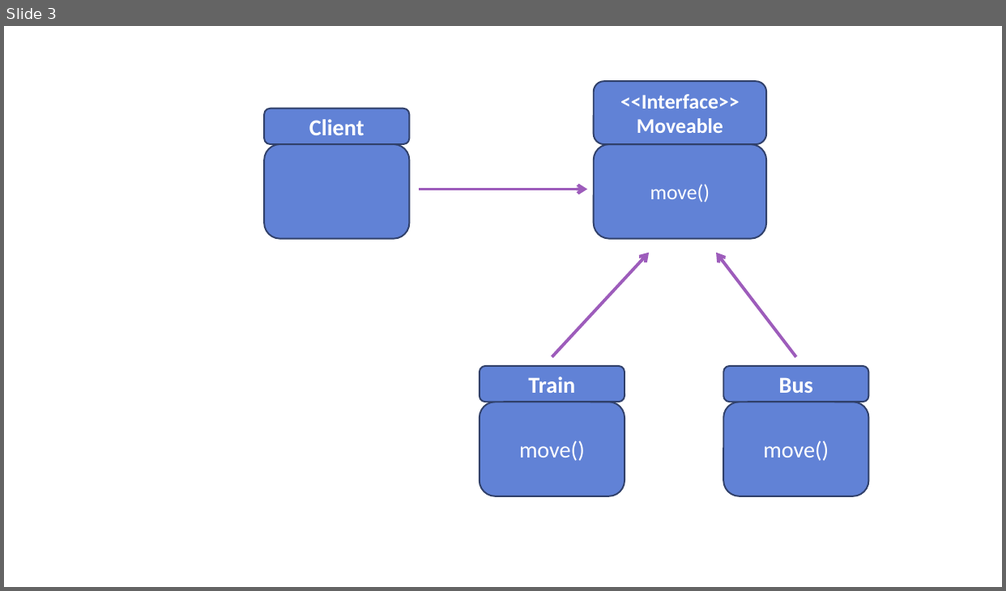
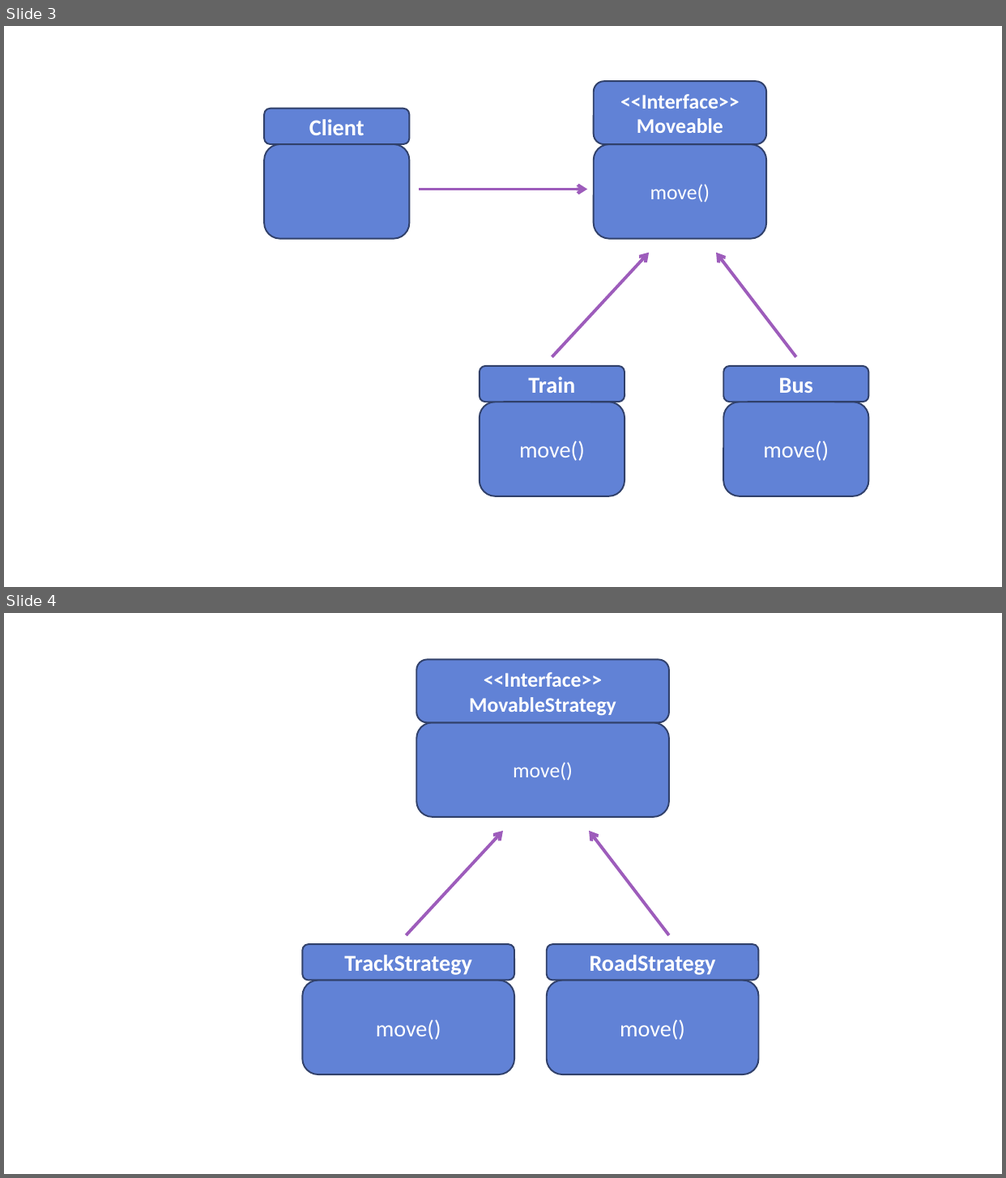
Before and after one commit to Nephelai/nephelai.github.io, a slide deck: etc/images.pptx. Shown one above the other, each under a label of ours: slide 3 before the commit, slides 3 and 4 after it. The pictures are 1006x591 and 1006x1178 pixels, drawn with LibreOffice and Linux fonts; fonts in the diff are those of the drawing. Boxes give left, top, right and bottom in pixels: in the first picture for what was removed or moved away, otherwise in the second. Text is boxed around its words. In the diff, an @@ line names an element or a change of style, - is before the commit and + after.

```diff
--- a/etc/images.pptx
+++ b/etc/images.pptx
@@ slide 4 added at (x1=4, y1=613, x2=1002, y2=1174), background #FFFFFF @@
@@ rounded rectangle added at (x1=416, y1=659, x2=669, y2=722), fill #6182D6, outline #30416A 1.5 pt, 20 pt, text #FFFFFF, bold @@
+<<Interface>>
+MovableStrategy
@@ rounded rectangle added at (x1=416, y1=722, x2=669, y2=816), fill #6182D6, outline #30416A 1.5 pt, 20 pt, text #FFFFFF @@
+move()
@@ arrow added from (406, 935) to (503, 831), #9D5CBB 3 pt @@
@@ arrow added from (669, 935) to (590, 831), #9D5CBB 3 pt @@
@@ rounded rectangle added at (x1=303, y1=944, x2=514, y2=981), fill #6182D6, outline #30416A 1.5 pt, 22 pt, text #FFFFFF, bold @@
+TrackStrategy
@@ rounded rectangle added at (x1=547, y1=944, x2=759, y2=981), fill #6182D6, outline #30416A 1.5 pt, 22 pt, text #FFFFFF, bold @@
+RoadStrategy
@@ rounded rectangle added at (x1=303, y1=981, x2=514, y2=1075), fill #6182D6, outline #30416A 1.5 pt, 22 pt, text #FFFFFF @@
+move()
@@ rounded rectangle added at (x1=547, y1=981, x2=759, y2=1075), fill #6182D6, outline #30416A 1.5 pt, 22 pt, text #FFFFFF @@
+move()
```
Also in this commit, not shown: 1 other slide added, 1 other file.
